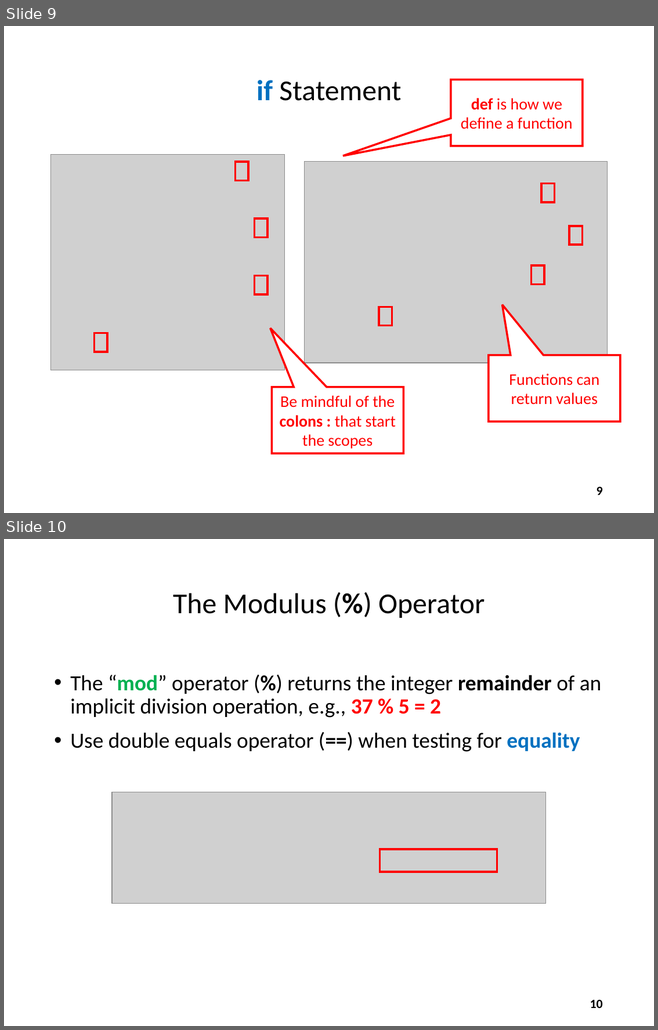
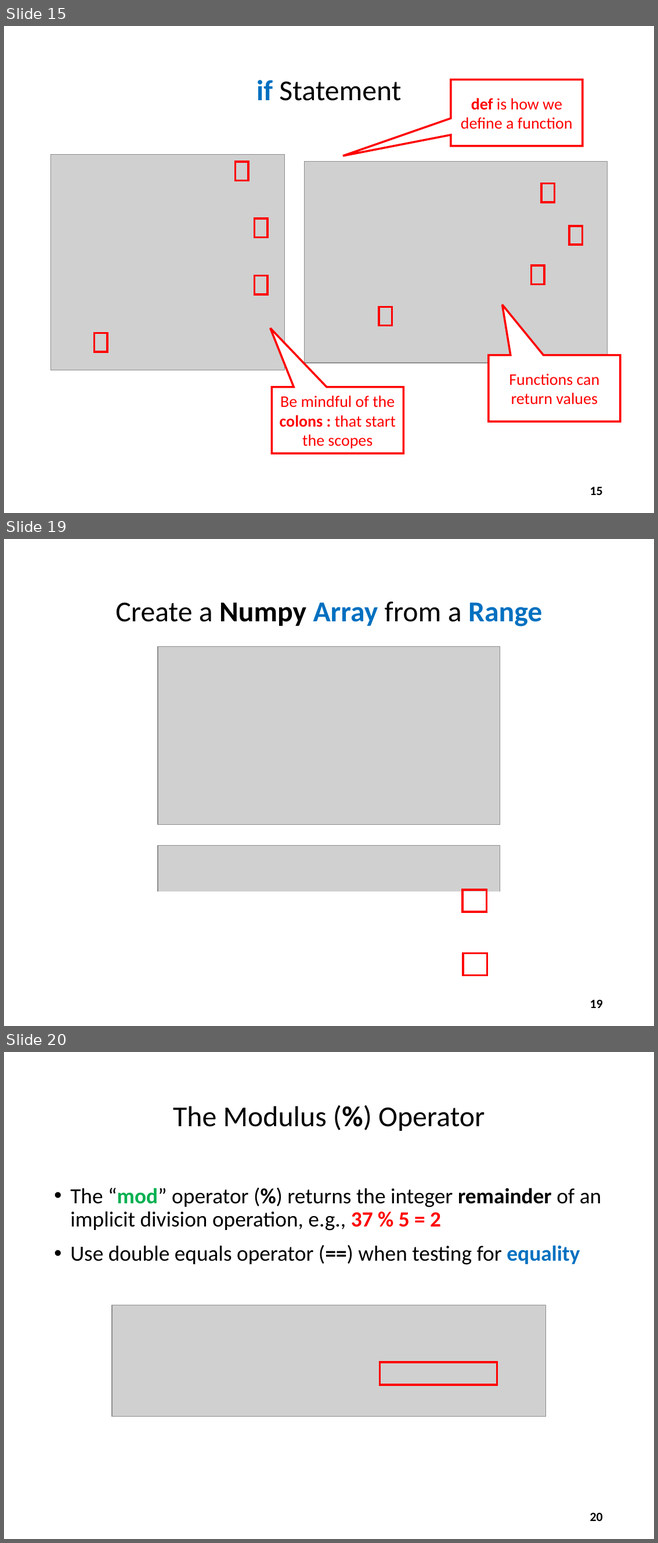
Before and after one commit to dbiersach/scicomp101, a slide deck: Session 04 - Functions and Logic/Session 04 - Functions and Logic.pptx. Shown one above the other, each under a label of ours: slides 9 and 10 before the commit, slides 15, 19 and 20 after it; the slides between them are not shown. The pictures are 658x1030 and 658x1543 pixels, drawn with LibreOffice and Linux fonts; fonts in the diff are those of the drawing; grey boxes stand for pictures. Boxes give left, top, right and bottom in pixels: in the first picture for what was removed or moved away, otherwise in the second. Text is boxed around its words. In the diff, an @@ line names an element or a change of style, - is before the commit and + after.

```diff
--- a/Session 04 - Functions and Logic/Session 04 - Functions and Logic.pptx
+++ b/Session 04 - Functions and Logic/Session 04 - Functions and Logic.pptx
@@ slide 19 added at (x1=4, y1=539, x2=654, y2=1026), background #FFFFFF @@
@@ title added at (x1=115, y1=602, x2=542, y2=627), 32 pt, text #000000, bold @@
+Create a Numpy Array from a Range
@@ picture added at (x1=158, y1=647, x2=500, y2=825) @@
@@ picture added at (x1=158, y1=846, x2=500, y2=976) @@
@@ rectangle added at (x1=158, y1=892, x2=518, y2=1016), fill #FFFFFF, outline #FFFFFF 1 pt @@
@@ rectangle added at (x1=462, y1=890, x2=486, y2=912), outline #FF0000 2.25 pt @@
@@ rectangle added at (x1=463, y1=954, x2=487, y2=976), outline #FF0000 2.25 pt @@
@@ page number added at (x1=590, y1=1000, x2=603, y2=1008), 14 pt, text #000000, bold @@
+19
@@ what was slide 9 is now slide 15 @@
@@ page number at (x1=590, y1=487, x2=603, y2=495): text changed @@
-9
+15
@@ what was slide 10 is now slide 20 @@
@@ page number at (x1=590, y1=1513, x2=603, y2=1521): text changed @@
-10
+20
```
Also in this commit, not shown: 2 slides changed, 10 other slides added, 6 other files.
